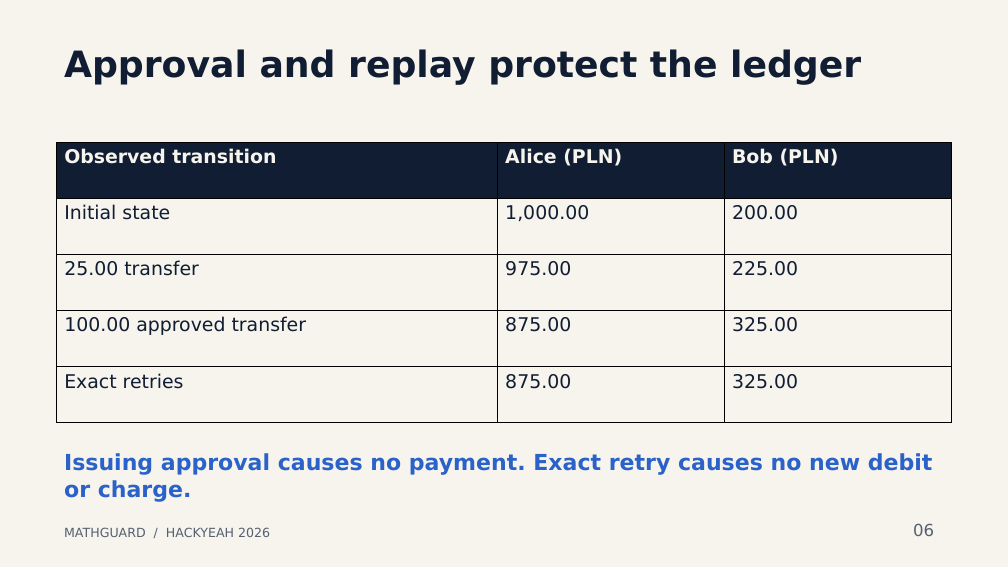
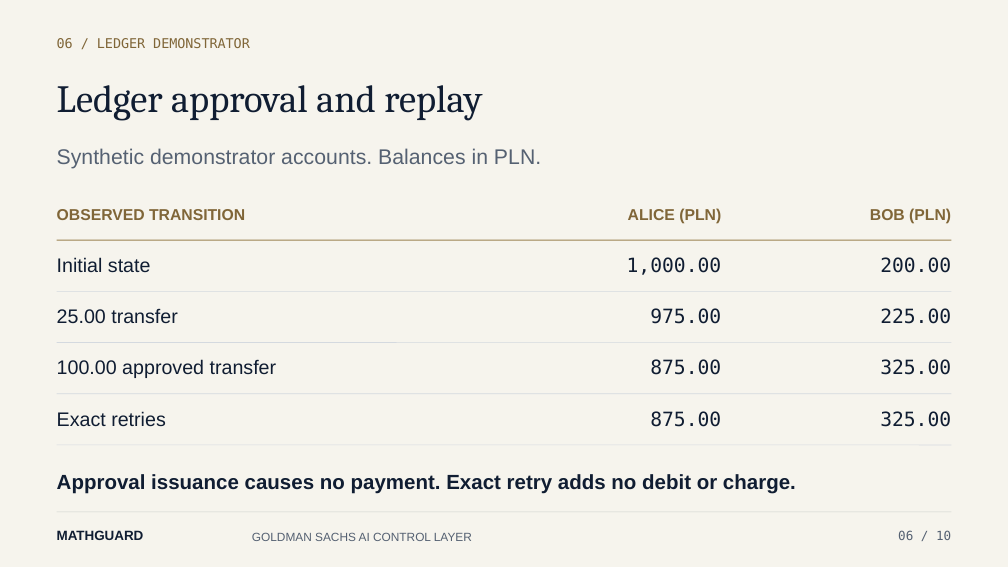
Before and after one commit to ljaniec/Mathguard, a slide deck: slide 6 of submission/Mathguard-HackYeah-2026.pptx. Drawn at 1008x567 pixels with LibreOffice and Linux fonts; fonts in the diff are those of the drawing. Boxes give left, top, right and bottom in pixels: in the first picture for what was removed or moved away, otherwise in the second. Text is boxed around its words. In the diff, an @@ line names an element or a change of style, - is before the commit and + after.

```diff
--- a/submission/Mathguard-HackYeah-2026.pptx
+++ b/submission/Mathguard-HackYeah-2026.pptx
@@ text added at <box>57,38,250,48</box>, 12.8 pt, text #806638 @@
+06 / LEDGER DEMONSTRATOR
@@ text at <box>57,85,482,121</box>: text changed; size 34.5 to 36.8 pt; font DejaVu Sans to Cambria; bold off @@
-Approval and replay protect the ledger
+Ledger approval and replay
@@ text added at <box>57,148,541,169</box>, 20.2 pt, text #556172 @@
+Synthetic demonstrator accounts. Balances in PLN.
@@ table at <box>57,189,951,445</box> @@
-row 1: Observed transition | Alice (PLN) | Bob (PLN)
+row 1: OBSERVED TRANSITION | ALICE (PLN) | BOB (PLN)
@@ fill #101D32 to #F6F4ED in row 1 @@
@@ size 18 to 18.8 pt in "Initial state", "1,000.00", "200.00", "25.00 transfer" and 8 more places @@
@@ font DejaVu Sans to Arial in "Initial state", "25.00 transfer", "100.00 approved transfer", "Exact retries" @@
@@ font DejaVu Sans to DejaVu Sans Mono in "1,000.00", "200.00", "975.00", "225.00" and 4 more places @@
@@ alignment left to right @@
@@ borders changed @@
@@ table: place and size @@
-table at <box>57,143,951,423</box>
+table at <box>57,189,951,445</box>
@@ line added from (57, 240) to (951, 240), #9B814F 0.98 pt @@
@@ line added from (57, 291) to (951, 291), #D4D9DF 0.6 pt @@
@@ line added from (57, 343) to (951, 343), #D4D9DF 0.6 pt @@
@@ line added from (57, 394) to (951, 394), #D4D9DF 0.6 pt @@
@@ text at <box>57,474,796,494</box>: text changed; size 21 to 19.5 pt; font DejaVu Sans to Arial; text colour #2A62C9 to #101D32 @@
-Issuing approval causes no payment. Exact retry causes no new debit or charge.
+Approval issuance causes no payment. Exact retry adds no debit or charge.
@@ line added from (57, 512) to (951, 512), #CED0CC 0.6 pt @@
@@ text added at <box>57,530,144,540</box>, 12.8 pt, text #101D32, bold @@
+MATHGUARD
@@ text removed at <box>64,527,270,537</box> @@
-MATHGUARD / HACKYEAH 2026
@@ text added at <box>252,532,472,541</box>, 11.2 pt, text #556172 @@
+GOLDMAN SACHS AI CONTROL LAYER
@@ text at <box>898,530,951,540</box>: text changed; size 15.8 to 12 pt; font DejaVu Sans to DejaVu Sans Mono @@
-06
+06 / 10
```
Also in this commit, not shown: 9 other slides changed, 6 other files.
